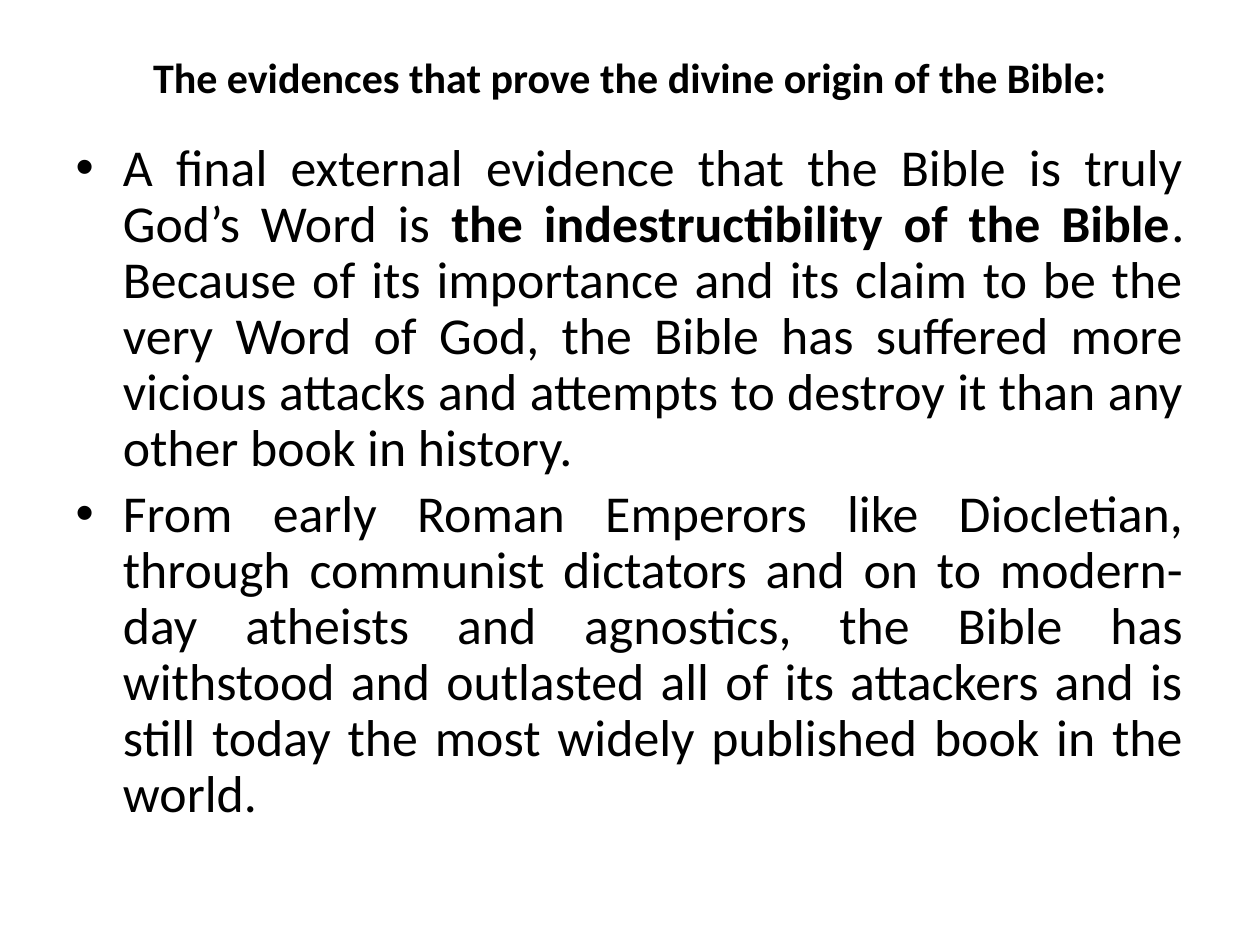
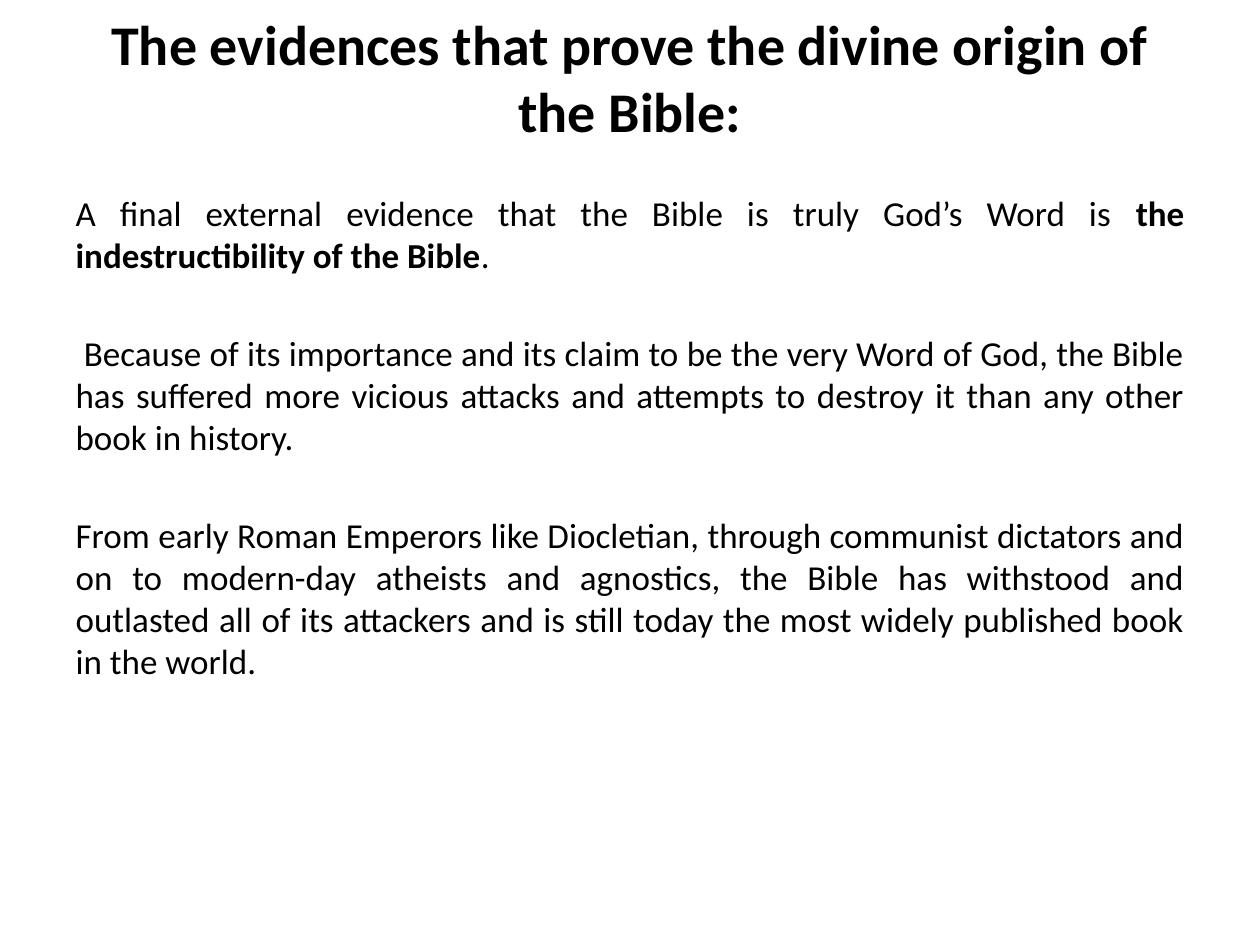
Before and after one commit to mutanganajoseph/Documents, a slide deck: slide 17 of auca/sem-1/intro-to-Bible-study/1 intro to Bible study Notes.pptx (slide 21 before the commit). Drawn at 1260x945 pixels with LibreOffice and Linux fonts; fonts in the diff are those of the drawing. Boxes give left, top, right and bottom in pixels: in the first picture for what was removed or moved away, otherwise in the second. Text is boxed around its words. In the diff, an @@ line names an element or a change of style, - is before the commit and + after.

```diff
--- a/auca/sem-1/intro-to-Bible-study/1 intro to Bible study Notes.pptx
+++ b/auca/sem-1/intro-to-Bible-study/1 intro to Bible study Notes.pptx
@@ title "The evidences that prove the ..." at bbox=[111, 25, 1147, 133]: size 24 to 32 pt @@
@@ text "A final external evidence that ...": place and size @@
-text "A final external evidence that ..." at bbox=[123, 150, 1184, 813]
+text "A final external evidence that ..." at bbox=[76, 201, 1185, 675]
@@ text at bbox=[76, 201, 1185, 456]: text changed; size 29.6 to 20 pt @@
-• A final external evidence that the Bible is truly God’s Word is the indestructibility of the Bible. Because of its importance and its claim to be the very Word of God, the Bible has suffered more vicious attacks and attempts to destroy it than any other book in history.
+A final external evidence that the Bible is truly God’s Word is the indestructibility of the Bible.
+Because of its importance and its claim to be the very Word of God, the Bible has suffered more vicious attacks and attempts to destroy it than any other book in history.
@@ text at bbox=[76, 523, 1184, 675]: size 29.6 to 20 pt in "From early Roman Emperors like Diocletian, through ..."; bullet • to none; line spacing 0.9 to 1; less space between paragraphs @@
```
Also in this commit, not shown: 44 other slides changed, 1 slide added, 18 slides removed, 1 other file.
